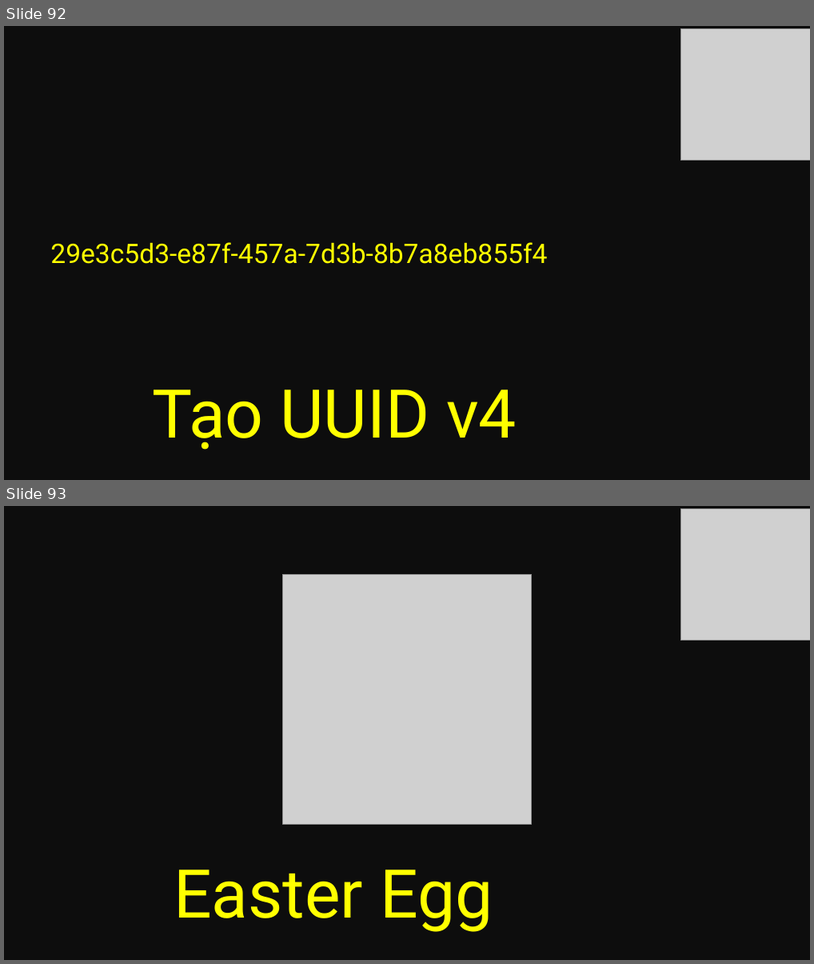
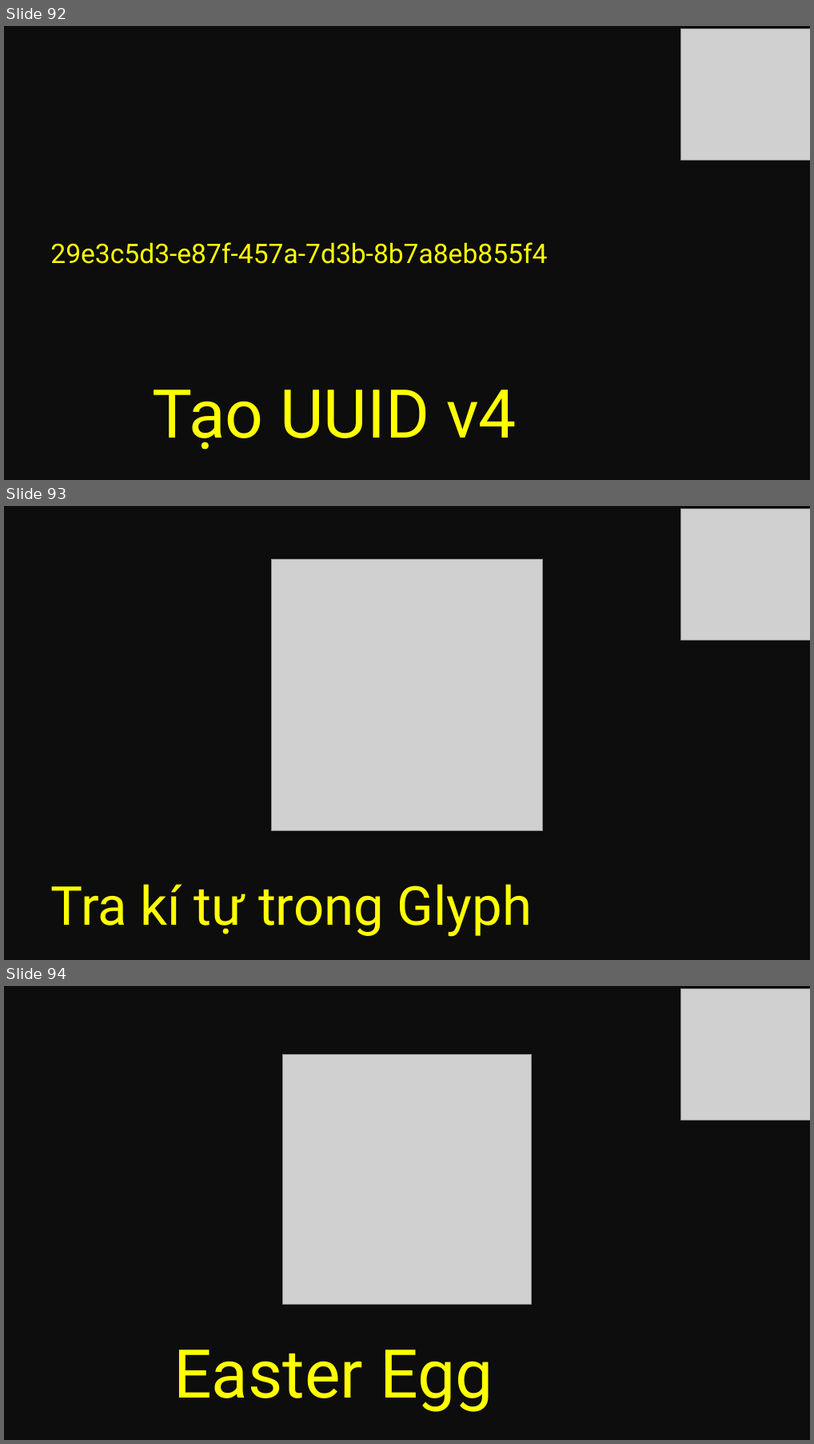
Before and after one commit to HgVN23/HgVN23.github.io, a slide deck: assets/media/thumbnail/template.pptx. Shown one above the other, each under a label of ours: slides 92 and 93 before the commit, slides 92, 93 and 94 after it. The pictures are 814x964 and 814x1444 pixels, drawn with LibreOffice and Linux fonts; fonts in the diff are those of the drawing; grey boxes stand for pictures. Boxes give left, top, right and bottom in pixels: in the first picture for what was removed or moved away, otherwise in the second. Text is boxed around its words. In the diff, an @@ line names an element or a change of style, - is before the commit and + after.

Commit message:
Add glyph

```diff
--- a/assets/media/thumbnail/template.pptx
+++ b/assets/media/thumbnail/template.pptx
@@ slide 93 added at box(4, 506, 810, 960), background #0D0D0D @@
@@ picture added at box(681, 508, 810, 640) @@
@@ picture added at box(272, 560, 542, 830) @@
@@ text added at box(50, 884, 533, 936), 48 pt, text #FFFF00 @@
+Tra kí tự trong Glyph
@@ what was slide 93 is now slide 94 @@
```
